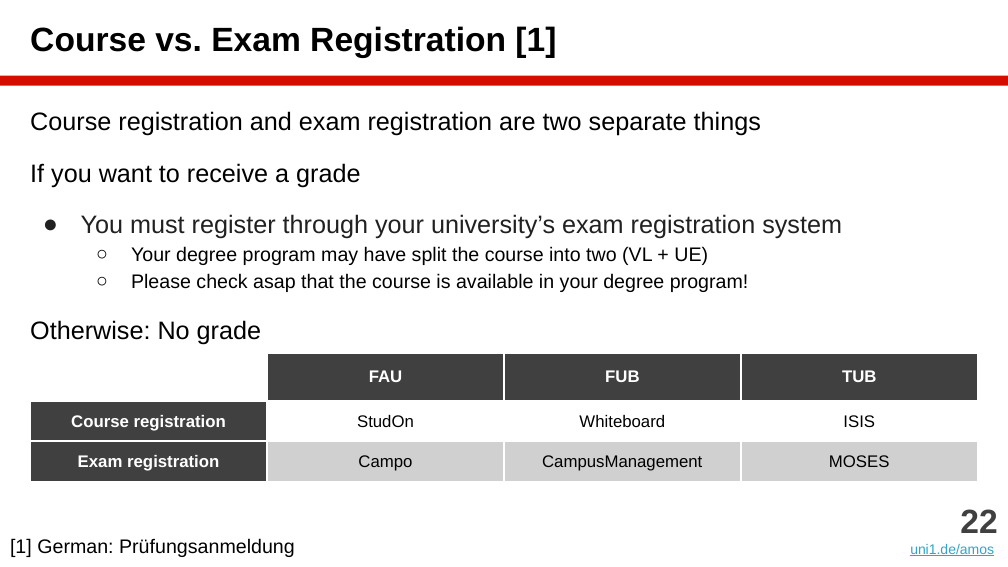
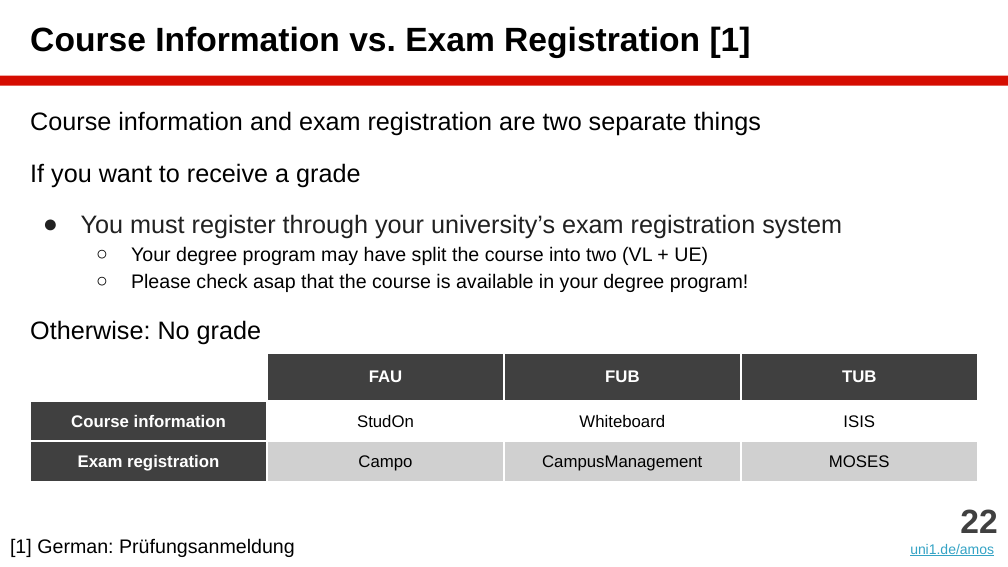
Before and after one commit to dirkriehle/amos-course, a slide deck: slide 22 of Lecture slides/AMOS A01 - Introduction.pptx. Drawn at 1008x567 pixels with LibreOffice and Linux fonts; fonts in the diff are those of the drawing. Boxes give left, top, right and bottom in pixels: in the first picture for what was removed or moved away, otherwise in the second. Text is boxed around its words. In the diff, an @@ line names an element or a change of style, - is before the commit and + after.

```diff
--- a/Lecture slides/AMOS A01 - Introduction.pptx
+++ b/Lecture slides/AMOS A01 - Introduction.pptx
@@ title at <box>30,26,751,58</box>: text changed @@
-Course vs. Exam Registration [1]
+Course Information vs. Exam Registration [1]
@@ text at <box>30,111,761,136</box>: text changed @@
-Course registration and exam registration are two separate things
+Course information and exam registration are two separate things
@@ table at <box>30,353,978,567</box> @@
-row 2, column 1: Course registration
+row 2, column 1: Course information
```
Also in this commit, not shown: 9 other slides changed, 15 other files.
